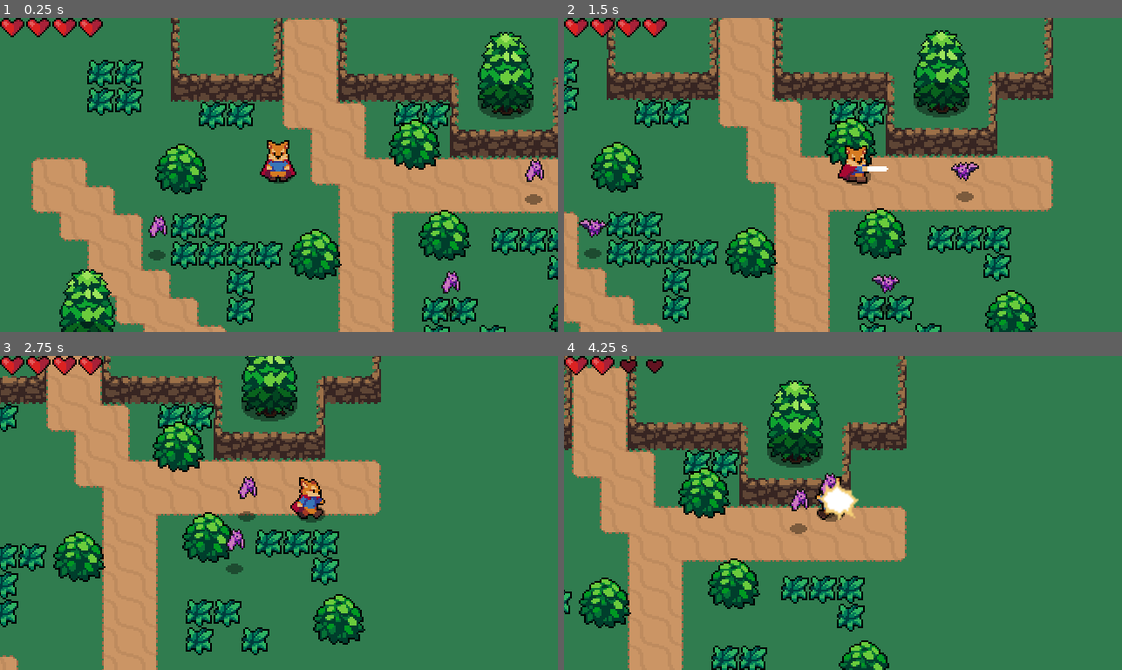
Above: before the commit, frames 1-4 (two rows, left to right).
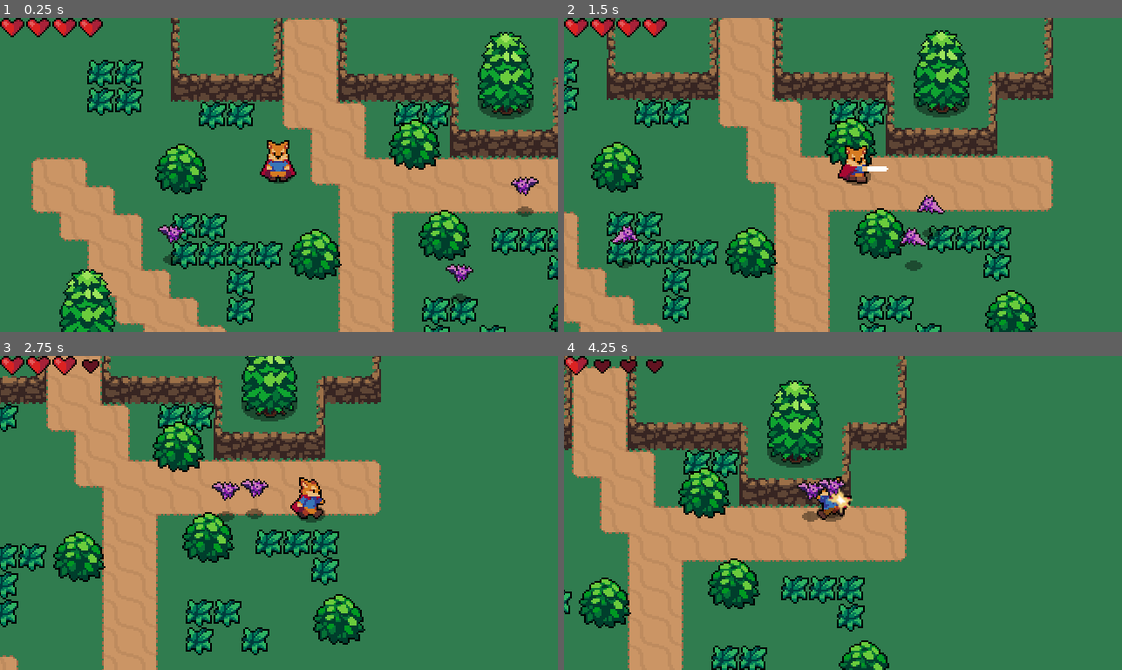
Above: after the commit, the same moments.

Repository: RetroApe/make-an-action-RPG-by-HeartBeast
Game: Godot game, scene res://World.tscn
The game is run twice, just before and just after one commit, with the same random seed, the same clock (stepped at 60 frames per second) and the same inputs.
Inputs:
- Up to frame 1 (0.25 s): no input
- Up to frame 2 (1.5 s): hold Right (ui_right) 0.53-1.28 s; tap Shift (roll) at 0.6 s; hold Down (ui_down) from 1.28 s (still down); tap Space (attack) at 1.35 s
- Up to frame 3 (2.75 s): tap Shift (roll) at 1.55, 2.1 s; release Down (ui_down) at 2.03 s; hold Right (ui_right) from 2.03 s (still down)
- Up to frame 4 (4.25 s): release Right (ui_right) at 2.78 s; hold Up (ui_up) 2.78-3.53 s; tap Shift (roll) at 2.85, 3.8 s; hold Left (ui_left) from 3.53 s (still down); tap Space (attack) at 3.6 s

The runs differ from the first frame. In frame 1, 1.7% of the frame differs, in the area x 11-98%, y 21-100%; in frame 2, 1.7%; in frame 3, 1.3%; in frame 4, 1.6%.

Commit message:
Changes 08.10.22

Diff:
--- a/Enemies/Bat.gd
+++ b/Enemies/Bat.gd
@@ -5,6 +5,7 @@
 export var ACCELERATION = 300
 export var MAX_SPEED = 50
 export var FRICTION =  200
+export var WANDER_TARGET_RANGE = 4
 
 enum {
 	IDLE,
@@ -22,6 +23,10 @@
 onready var playerDetectionZone = $PlayerDetectionZone
 onready var hurtbox = $Hurtbox
 onready var softCollision = $SoftCollision
+onready var wanderController = $WanderController
+
+func _ready():
+	state = pick_random_state([IDLE, WANDER])
 
 func _physics_process(delta):
 	knockback = knockback.move_toward(Vector2.ZERO, FRICTION * delta)
@@ -32,25 +37,44 @@
 			velocity = velocity.move_toward(Vector2.ZERO, FRICTION * delta)
 			seek_player()
 
+			if wanderController.get_time_left() == 0:
+				update_wander()
 		WANDER:
-			pass
+			seek_player()
+			if wanderController.get_time_left() == 0:
+				update_wander()
 
+			accelerate_towards_point(wanderController.target_position, delta)
+
+			if global_position.distance_to(wanderController.target_position) < WANDER_TARGET_RANGE:
+				update_wander()
 		CHASE:
 			var player = playerDetectionZone.player
 			if player != null:
-				var direction = (player.global_position - global_position).normalized()
-				velocity = velocity.move_toward(direction * MAX_SPEED, ACCELERATION * delta)
+				accelerate_towards_point(player.global_position, delta)
 			else:
 				state = IDLE
-			sprite.flip_h = velocity.x < 0
 
 	if softCollision.is_colliding():
 		velocity += softCollision.get_push_vector() * delta * 400
 	velocity = move_and_slide(velocity)
 
+func accelerate_towards_point(point, delta):
+	var direction = global_position.direction_to(point)
+	velocity = velocity.move_toward(direction * MAX_SPEED, ACCELERATION * delta)
+	sprite.flip_h = velocity.x < 0
+
 func seek_player():
 	if playerDetectionZone.can_see_player():
 		state = CHASE
+
+func update_wander():
+	state = pick_random_state([IDLE, WANDER])
+	wanderController.start_wander_timer(rand_range(1, 3))
+
+func pick_random_state(state_list):
+	state_list.shuffle()
+	return state_list.pop_front()
 
 func _on_Hurtbox_area_entered(area):
 	knockback = area.knockback_vector * 120
--- a/Enemies/Bat.tscn
+++ b/Enemies/Bat.tscn
@@ -8,6 +8,7 @@
 [ext_resource path="res://Enemies/PlayerDetectionZone.tscn" type="PackedScene" id=6]
 [ext_resource path="res://Overlap/Hitbox.tscn" type="PackedScene" id=7]
 [ext_resource path="res://Overlap/SoftCollision.tscn" type="PackedScene" id=8]
+[ext_resource path="res://Enemies/WanderController.tscn" type="PackedScene" id=9]
 
 [sub_resource type="AtlasTexture" id=1]
 atlas = ExtResource( 1 )
@@ -61,7 +62,7 @@
 [node name="AnimatedSprite" type="AnimatedSprite" parent="."]
 frames = SubResource( 6 )
 animation = "fly"
-frame = 4
+frame = 1
 playing = true
 offset = Vector2( 0, -12 )
 
@@ -101,6 +102,8 @@
 [node name="CollisionShape2D" parent="SoftCollision" index="0"]
 shape = SubResource( 11 )
 
+[node name="WanderController" parent="." instance=ExtResource( 9 )]
+
 [connection signal="area_entered" from="Hurtbox" to="." method="_on_Hurtbox_area_entered"]
 [connection signal="no_health" from="Stats" to="." method="_on_Stats_no_health"]
 
--- /dev/null
+++ b/Enemies/WanderController.tscn
@@ -0,0 +1,12 @@
+[gd_scene load_steps=2 format=2]
+
+[ext_resource path="res://WanderController.gd" type="Script" id=1]
+
+[node name="WanderController" type="Node2D"]
+script = ExtResource( 1 )
+
+[node name="Timer" type="Timer" parent="."]
+one_shot = true
+autostart = true
+
+[connection signal="timeout" from="Timer" to="." method="_on_Timer_timeout"]
--- a/Player/Player.gd
+++ b/Player/Player.gd
@@ -23,6 +23,7 @@
 onready var hurtbox = $Hurtbox
 
 func _ready():
+	randomize()
 	stats.connect("no_health", self, "queue_free")
 	animationTree.active = true
 	swordHitbox.knockback_vector = roll_vector
--- /dev/null
+++ b/WanderController.gd
@@ -0,0 +1,24 @@
+extends Node2D
+
+export var wander_range = 32
+
+onready var start_position = global_position
+onready var target_position = global_position
+
+onready var timer = $Timer
+
+func _ready():
+	update_target_position()
+
+func update_target_position():
+	var target_vector = Vector2(rand_range(-wander_range, wander_range), rand_range(-wander_range, wander_range))
+	target_position = start_position + target_vector
+
+func get_time_left():
+	return timer.time_left
+
+func start_wander_timer(duration):
+	timer.start(duration)
+
+func _on_Timer_timeout():
+	update_target_position()
--- a/World/Tree.tscn
+++ b/World/Tree.tscn
@@ -9,6 +9,9 @@
 
 [node name="Tree" type="StaticBody2D"]
 
+[node name="ShadowSprite" type="Sprite" parent="."]
+texture = ExtResource( 2 )
+
 [node name="Sprite" type="Sprite" parent="."]
 position = Vector2( 0, -16 )
 texture = ExtResource( 1 )
@@ -17,6 +20,3 @@
 position = Vector2( 0, -3 )
 rotation = 1.57079
 shape = SubResource( 1 )
-
-[node name="ShadowSprite" type="Sprite" parent="."]
-texture = ExtResource( 2 )
Not shown: 1 places in Enemies/Bat.tscn that only renumber resources
